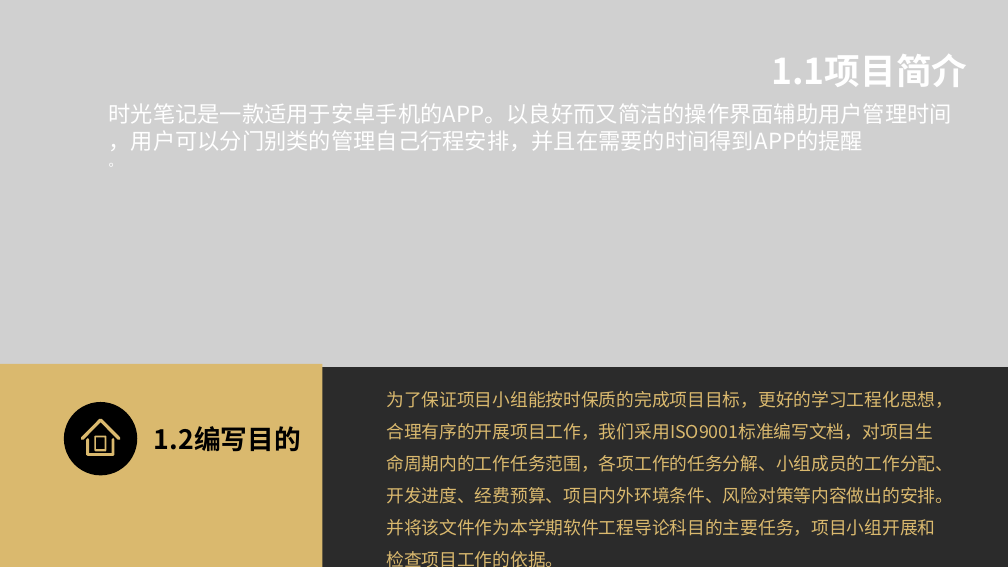
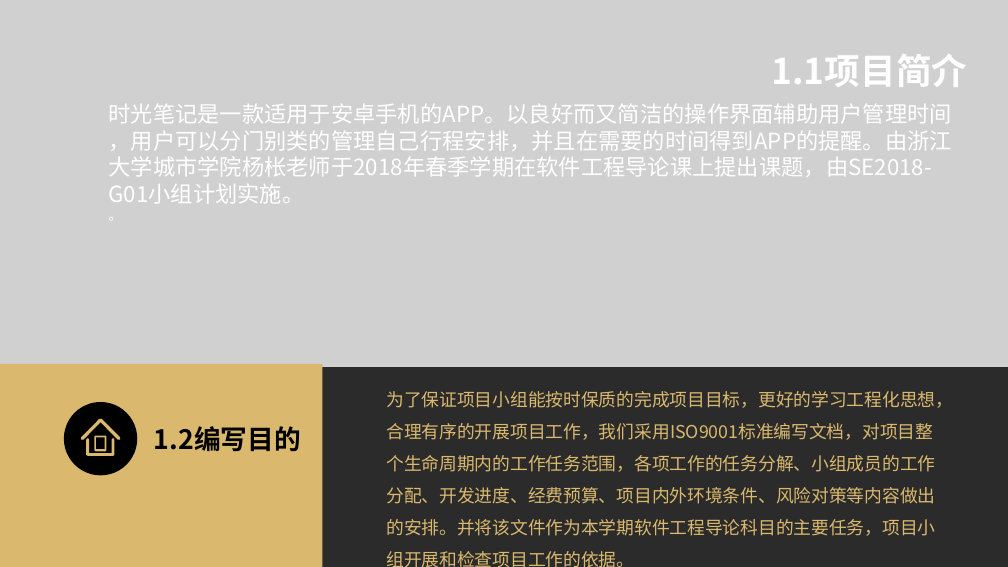
Before and after one commit to SE-2018-G01/TimeNote, a slide deck: slide 4 of SE2018春-G01-项目计划.pptx. Drawn at 1008x567 pixels with LibreOffice and Linux fonts; fonts in the diff are those of the drawing; grey boxes stand for pictures; background and template pictures are left out; a plain dark background stands for a picture behind light text. Boxes give left, top, right and bottom in pixels: in the first picture for what was removed or moved away, otherwise in the second. Text is boxed around its words. In the diff, an @@ line names an element or a change of style, - is before the commit and + after.

```diff
--- a/SE2018春-G01-项目计划.pptx
+++ b/SE2018春-G01-项目计划.pptx
@@ text at (109, 131, 952, 203): text changed @@
-，用户可以分门别类的管理自己行程安排，并且在需要的时间得到APP的提醒
+，用户可以分门别类的管理自己行程安排，并且在需要的时间得到APP的提醒。由浙江
+大学城市学院杨枨老师于2018年春季学期在软件工程导论课上提出课题，由SE2018-
+G01小组计划实施。
@@ text at (386, 391, 953, 567): text changed @@
-为了保证项目小组能按时保质的完成项目目标，更好的学习工程化思想，合理有序的开展项目工作，我们采用ISO9001标准编写文档，对项目生命周期内的工作任务范围，各项工作的任务分解、小组成员的工作分配、开发进度、经费预算、项目内外环境条件、风险对策等内容做出的安排。并将该文件作为本学期软件工程导论科目的主要任务，项目小组开展和检查项目工作的依据。
+为了保证项目小组能按时保质的完成项目目标，更好的学习工程化思想，合理有序的开展项目工作，我们采用ISO9001标准编写文档，对项目整个生命周期内的工作任务范围，各项工作的任务分解、小组成员的工作分配、开发进度、经费预算、项目内外环境条件、风险对策等内容做出的安排。并将该文件作为本学期软件工程导论科目的主要任务，项目小组开展和检查项目工作的依据。
```
Also in this commit, not shown: 11 other slides changed, 1 slide added, 2 slides removed, 4 other files.
